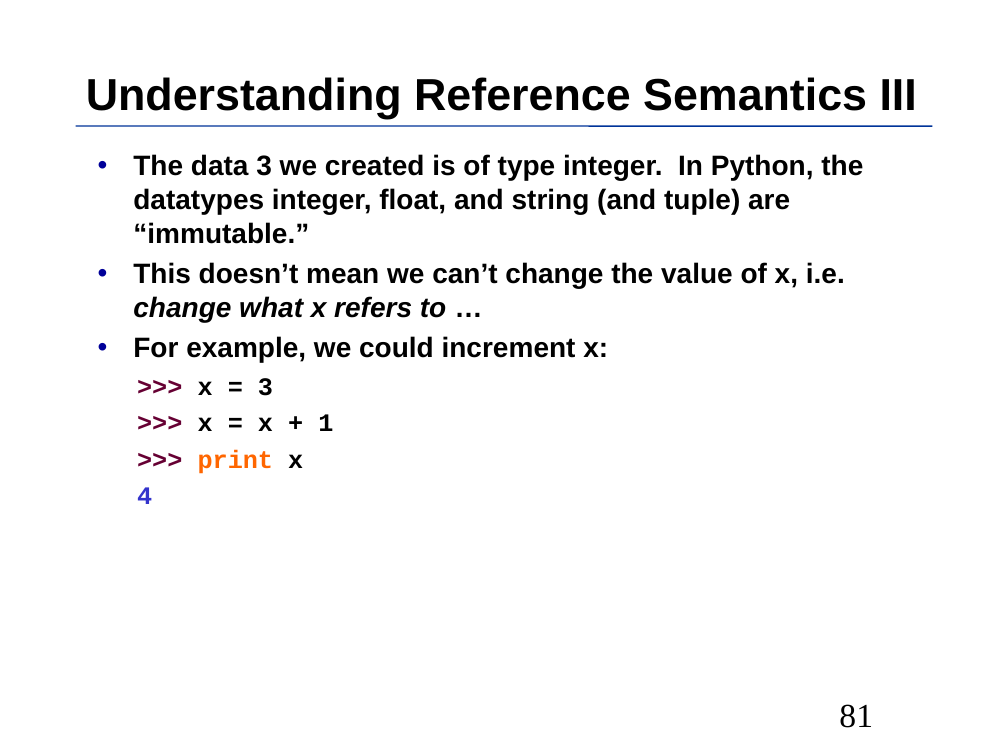
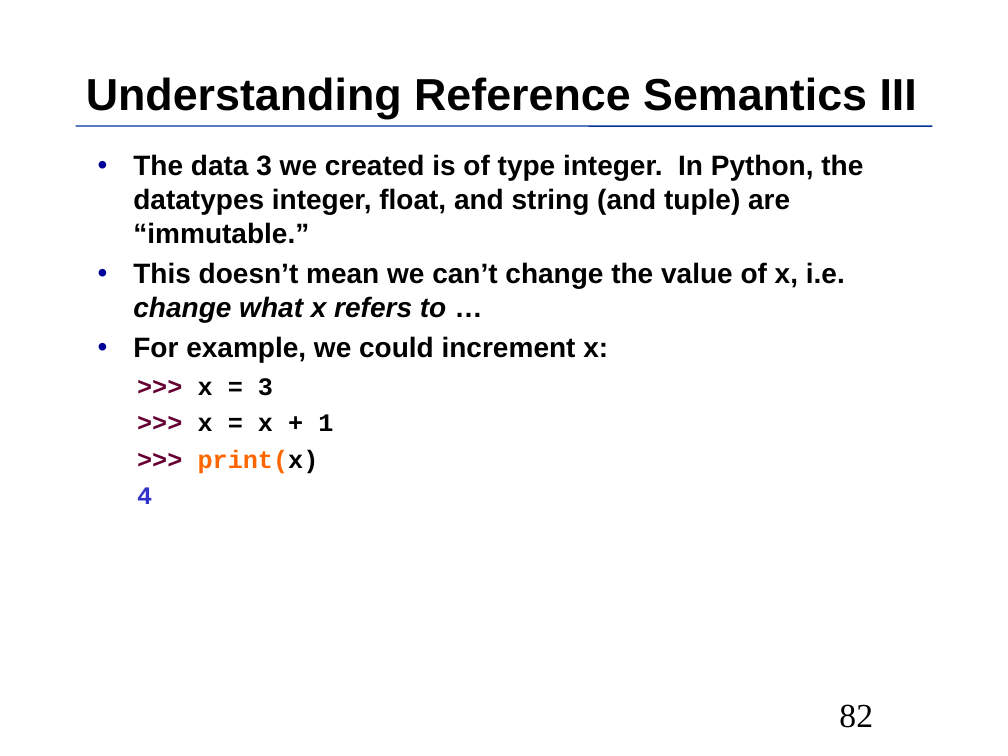
Before and after one commit to MPIDS/Python-Course, a slide deck: slide 82 of 01-basics/Talk/Python-Introduction.odp (slide 81 before the commit). Drawn at 1008x756 pixels with LibreOffice and Linux fonts; fonts in the diff are those of the drawing. Boxes give left, top, right and bottom in pixels: in the first picture for what was removed or moved away, otherwise in the second. Text is boxed around its words. In the diff, an @@ line names an element or a change of style, - is before the commit and + after.

```diff
--- a/01-basics/Talk/Python-Introduction.odp
+++ b/01-basics/Talk/Python-Introduction.odp
@@ text at <box>198,449,319,474</box>: text changed @@
-  >>> print x
+  >>> print(x)
@@ page number at <box>839,704,873,728</box>: text changed @@
-81
+82
```
Also in this commit, not shown: 104 other slides changed, 1 slide added, 3 other files.
